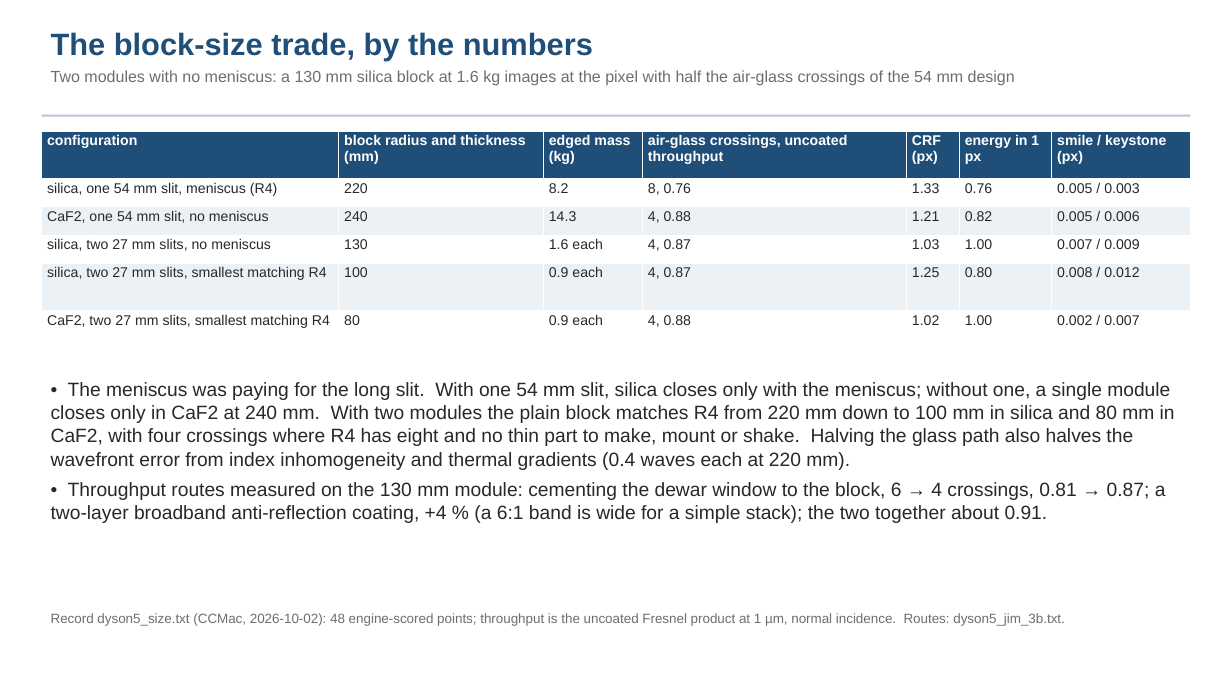
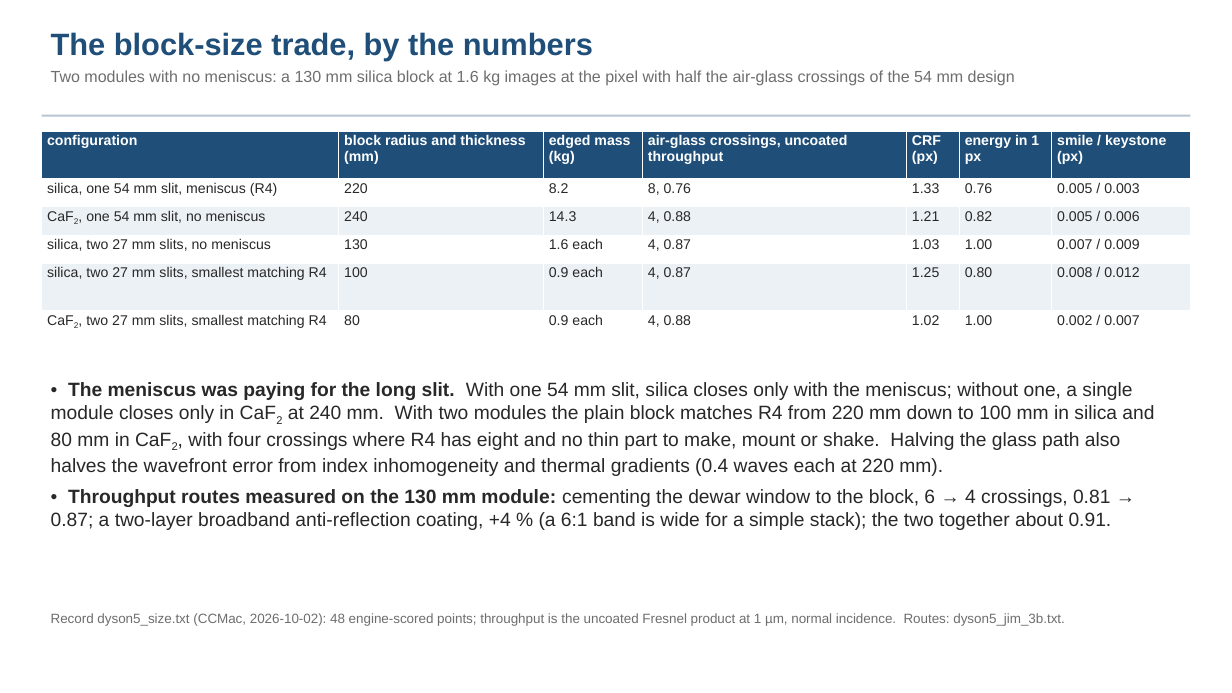
Before and after one commit to nasa-jpl/macos, a slide deck: slide 20 of demo_session/deck_dyson_record.pptx. Drawn at 1232x693 pixels with LibreOffice and Linux fonts; fonts in the diff are those of the drawing. Boxes give left, top, right and bottom in pixels: in the first picture for what was removed or moved away, otherwise in the second. Text is boxed around its words. In the diff, an @@ line names an element or a change of style, - is before the commit and + after.

```diff
--- a/demo_session/deck_dyson_record.pptx
+++ b/demo_session/deck_dyson_record.pptx
@@ table at (42,131,1191,359) @@
@@ now subscript in "CaF2,", "CaF2," @@
@@ text "• The meniscus was paying ..." at (51,382,1154,530): now subscript in "CaF2 CaF2,"; bold on in "The meniscus was paying for the long ...", "Throughput routes measured on the 130 mm ..." @@
```
Also in this commit, not shown: 14 other slides changed, 2 other files.
